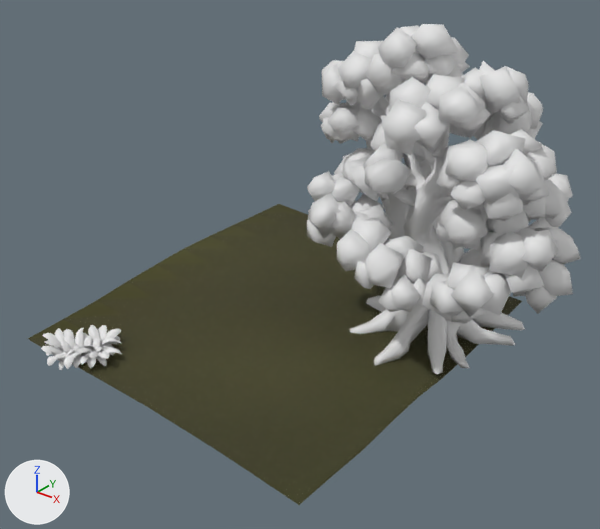
An edit to the glTF model eloria-assets/maps/continent-v2/twinbrook/client/chunks/13_07/world.glb, drawn before and after from the same camera.
Before and after are seen from a 50 mm lens placed at (319.4, 159.1, 81.9), pointed at (299.3, 184.2, 66.3). The lights are fixed; the arrows at lower left show +X, +Y and +Z. The older version comes first. Where no turn or scale is listed for an object, it has been applied to the vertices. Vertices at exactly the same position are counted once.

Objects in the first picture: 'AuthoredGround_twinbrookBase_twinbrook_13_07', 'Terrain_twinbrook_13_07', 'kit-bracken-patch-1', 'kit-summer-oak-tree-1'.
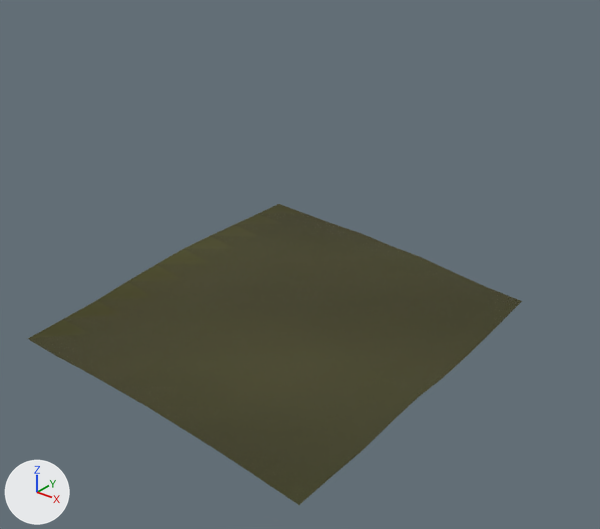
Changed parts and their boxes (x1, y1, x2, y2) in the pictures (600 x 529 px):
'kit-summer-oak-tree-1', no longer drawn
    before: (307, 24, 581, 374)
'kit-bracken-patch-1', no longer drawn
    before: (41, 325, 122, 370)
part 1 of me_authoredground_twinbrookbase_twinbrook_13_07, shading changed
    before: (83, 232, 478, 379)
    after: (83, 232, 502, 379)
part 2 of me_authoredground_twinbrookbase_twinbrook_13_07, shading changed
    before: (39, 334, 89, 347)
    after: (39, 334, 89, 355)
part 3 of me_authoredground_twinbrookbase_twinbrook_13_07, shading changed
    before: (403, 335, 464, 359)
    after: (403, 319, 484, 359)

Edits to the bpy script that builds the scene:
```text
Change me_authoredground_twinbrookbase_twinbrook_13_07:
    where me_authoredground_twinbrookbase_twinbrook_13_07.from_pydata(...)  # 89 vertices, 135 faces; spans x 1443.0..1459.0, y -6779.0..-6761.0, z 61.2..63.2
    used by ob_authoredground_twinbrookbase_twinbrook_13_07; location = (-1154.0, 6956.0, 0.0)
    me_authoredground_twinbrookbase_twinbrook_13_07 part 1: 60 of the faces centred in x 1444.3..1458.3, y -6777.7..-6761.7, z 61.4..63.1 are now shaded smooth
    me_authoredground_twinbrookbase_twinbrook_13_07 part 2: 1 of the faces centred in x 1444.3, y -6778.3, z 62.1 are now shaded smooth
    me_authoredground_twinbrookbase_twinbrook_13_07 part 3: all 2 faces centred in x 1457.7, y -6767.7..-6765.7, z 61.6..61.7 are now shaded flat
Change ob_kit_bracken_patch_1:
    ob_kit_bracken_patch_1: bpy.data.objects.new('kit-bracken-patch-1', me_mesh_0) -> bpy.data.objects.new('kit-bracken-patch-1', None)
Change ob_kit_summer_oak_tree_1:
    ob_kit_summer_oak_tree_1: bpy.data.objects.new('kit-summer-oak-tree-1', me_mesh_4) -> bpy.data.objects.new('kit-summer-oak-tree-1', None)
```
